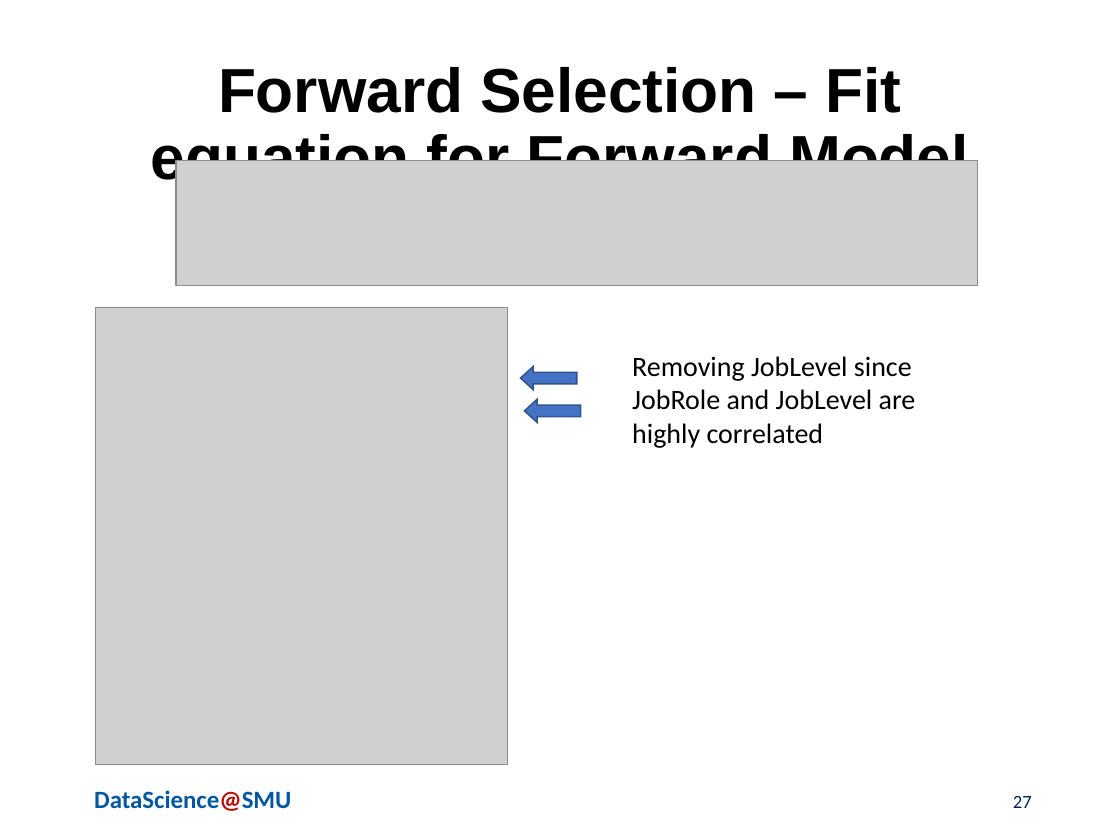
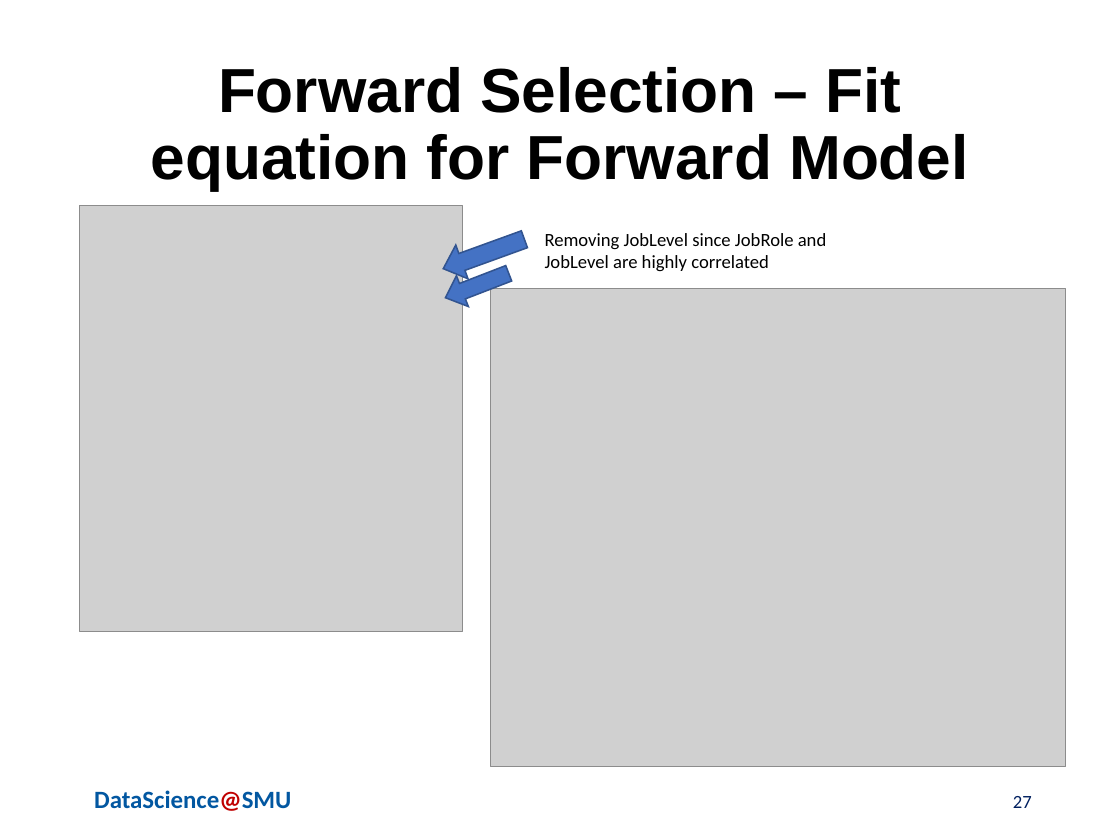
Before and after one commit to chaoshunh/SMU_MSDS, a slide deck: slide 27 of Doing_Data_Science/CaseStudy2/Reports/MSDSPresentation.pptx. Drawn at 1120x840 pixels with LibreOffice and Linux fonts; fonts in the diff are those of the drawing; grey boxes stand for pictures; background and template pictures are left out. Boxes give left, top, right and bottom in pixels: in the first picture for what was removed or moved away, otherwise in the second. Text is boxed around its words. In the diff, an @@ line names an element or a change of style, - is before the commit and + after.

Commit message:
Add files via upload
Added the fit models

```diff
--- a/Doing_Data_Science/CaseStudy2/Reports/MSDSPresentation.pptx
+++ b/Doing_Data_Science/CaseStudy2/Reports/MSDSPresentation.pptx
@@ picture removed at bbox=[176, 161, 978, 286] @@
@@ picture: place and size @@
-picture at bbox=[96, 308, 508, 765]
+picture at bbox=[80, 205, 463, 631]
@@ right arrow at bbox=[437, 223, 530, 286]: rotation 180 to 160 degrees @@
@@ text "Removing JobLevel since JobRole and ...": place and size @@
-text "Removing JobLevel since JobRole and ..." at bbox=[632, 356, 916, 448]
+text "Removing JobLevel since JobRole and ..." at bbox=[545, 233, 827, 271]
@@ text "Removing JobLevel since JobRole and ..." at bbox=[545, 233, 827, 271]: size 18 to 12 pt @@
@@ right arrow at bbox=[440, 258, 516, 314]: rotation 180 to 158 degrees @@
@@ picture added at bbox=[491, 289, 1066, 767] @@
```
Also in this commit, not shown: 9 other slides changed.
